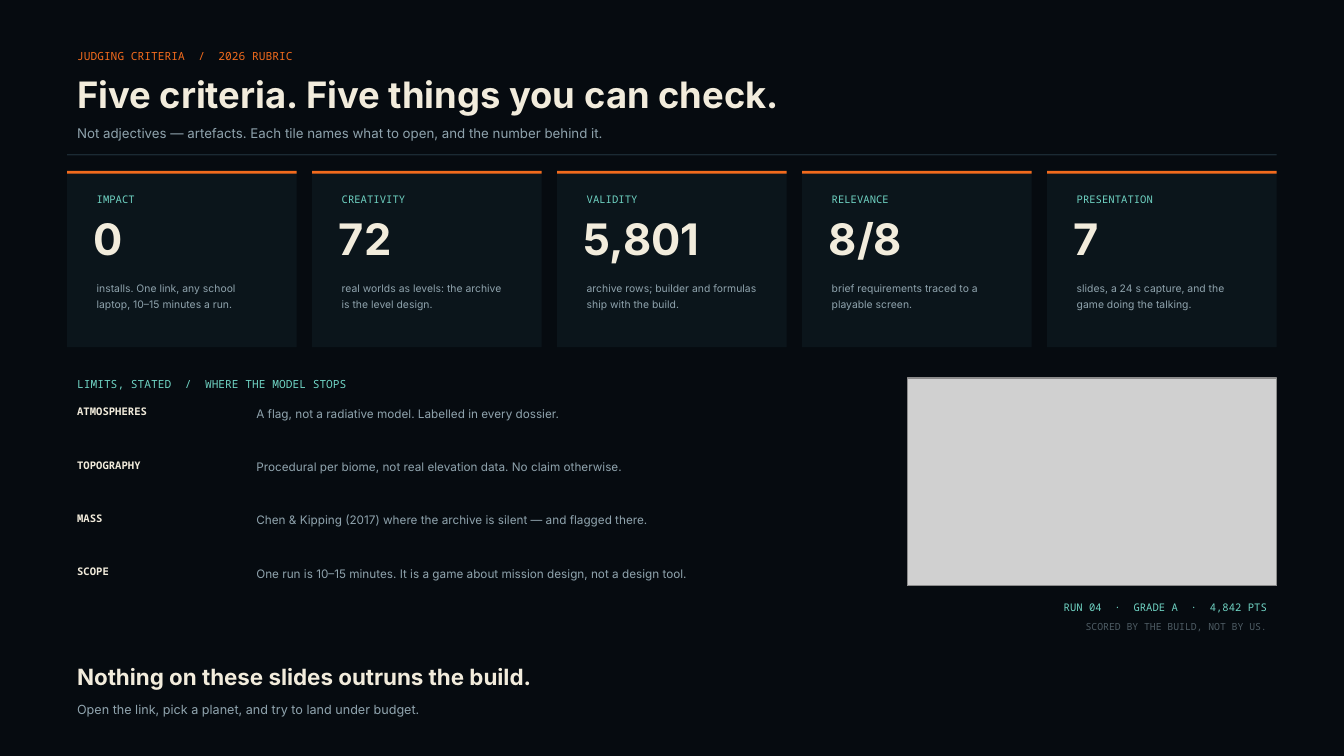
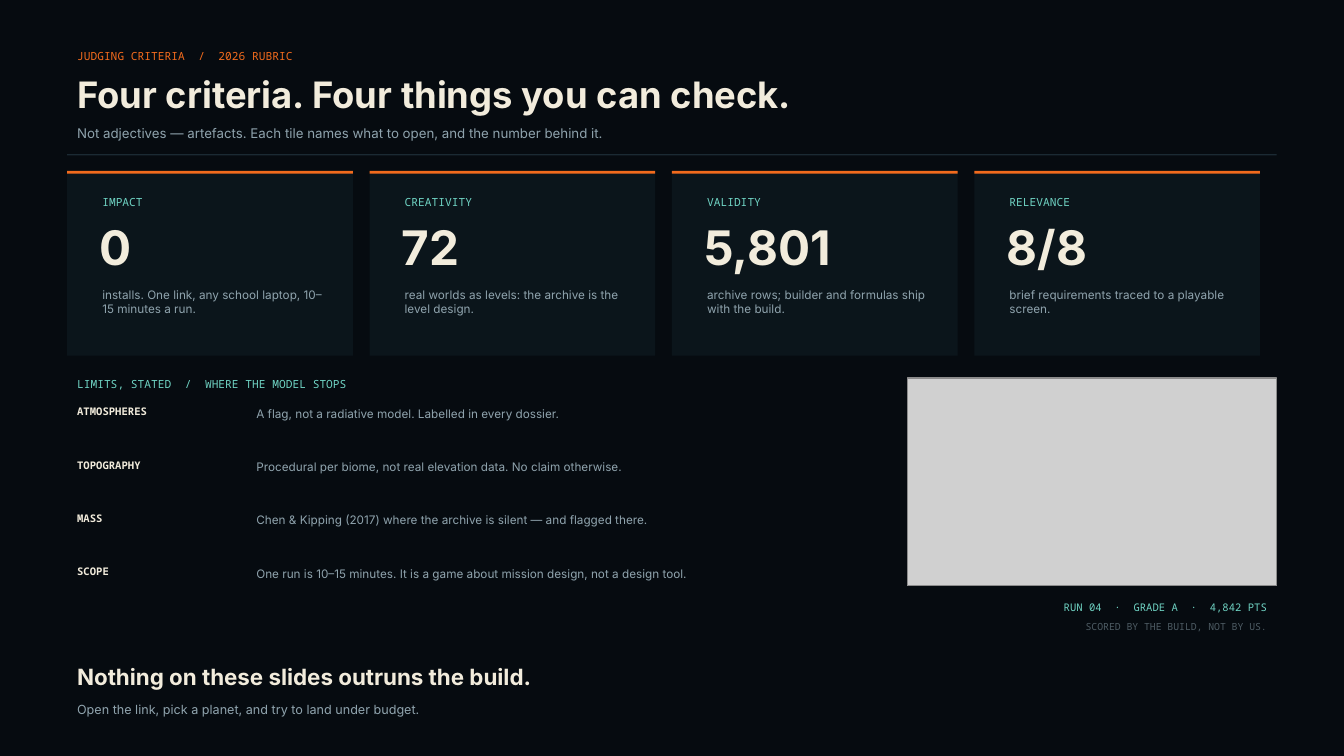
Before and after one commit to g1gowda123/spacegame, a slide deck: slide 6 of submission/orbit_outplay_deck.pptx. Drawn at 1344x756 pixels with LibreOffice and Linux fonts; fonts in the diff are those of the drawing; grey boxes stand for pictures. Boxes give left, top, right and bottom in pixels: in the first picture for what was removed or moved away, otherwise in the second. Text is boxed around its words. In the diff, an @@ line names an element or a change of style, - is before the commit and + after.

Commit message:
checkpoint: auto 08:12:42

```diff
--- a/submission/orbit_outplay_deck.pptx
+++ b/submission/orbit_outplay_deck.pptx
@@ text at (77,80,791,116): text changed @@
-Five criteria. Five things you can check.
+Four criteria. Four things you can check.
@@ rectangle: place and size @@
-rectangle at (68,170,297,347)
+rectangle at (68,170,353,355)
@@ rectangle: place and size @@
-rectangle at (68,170,297,173)
+rectangle at (68,170,353,173)
@@ rectangle: place and size @@
-rectangle at (313,170,542,347)
+rectangle at (370,170,655,355)
@@ rectangle: place and size @@
-rectangle at (313,170,542,173)
+rectangle at (370,170,655,173)
@@ rectangle removed at (558,170,787,347) @@
@@ rectangle removed at (558,170,787,173) @@
@@ rectangle: place and size @@
-rectangle at (803,170,1032,347)
+rectangle at (673,170,958,355)
@@ rectangle: place and size @@
-rectangle at (803,170,1032,173)
+rectangle at (673,170,958,173)
@@ rectangle: place and size @@
-rectangle at (1048,170,1277,347)
+rectangle at (975,170,1260,355)
@@ rectangle: place and size @@
-rectangle at (1048,170,1277,173)
+rectangle at (975,170,1260,173)
@@ text "CREATIVITY": place and size @@
-text "CREATIVITY" at (342,195,405,203)
+text "CREATIVITY" at (405,198,472,206)
@@ text "VALIDITY": place and size @@
-text "VALIDITY" at (587,195,638,203)
+text "VALIDITY" at (707,198,761,206)
@@ size 7.5 to 8 pt in 4 elements at (102,198,142,206), (405,198,472,206), (707,198,761,206), (1009,198,1070,206) @@
@@ text "RELEVANCE": place and size @@
-text "RELEVANCE" at (832,195,889,203)
+text "RELEVANCE" at (1009,198,1070,206)
@@ text removed at (1077,195,1153,203) @@
-PRESENTATION
@@ text "72": place and size @@
-text "72" at (339,223,392,255)
+text "72" at (402,230,460,265)
@@ text "5,801": place and size @@
-text "5,801" at (584,223,699,264)
+text "5,801" at (704,230,830,275)
@@ size 31 to 34 pt in 4 elements at (100,230,132,266), (402,230,460,265), (704,230,830,275), (1007,228,1087,271) @@
@@ text "8/8": place and size @@
-text "8/8" at (829,222,902,260)
+text "8/8" at (1007,228,1087,271)
@@ text removed at (1074,223,1099,255) @@
-7
@@ text "real worlds as levels: the ...": place and size @@
-text "real worlds as levels: the ..." at (342,284,502,310)
+text "real worlds as levels: the ..." at (405,290,619,316)
@@ text "archive rows; builder and formulas ...": place and size @@
-text "archive rows; builder and formulas ..." at (587,284,756,310)
+text "archive rows; builder and formulas ..." at (707,290,925,313)
@@ size 7.4 to 8.4 pt; line spacing 1.25 to 1 in 4 elements at (102,290,322,313), (405,290,619,316), (707,290,925,313), (1009,290,1224,313) @@
@@ text "brief requirements traced to a ...": place and size @@
-text "brief requirements traced to a ..." at (832,284,978,310)
+text "brief requirements traced to a ..." at (1009,290,1224,313)
@@ text removed at (1077,284,1225,310) @@
-slides, a 24 s capture, and the game doing the talking.
```
Also in this commit, not shown: 3 other slides changed, 23 other files.
